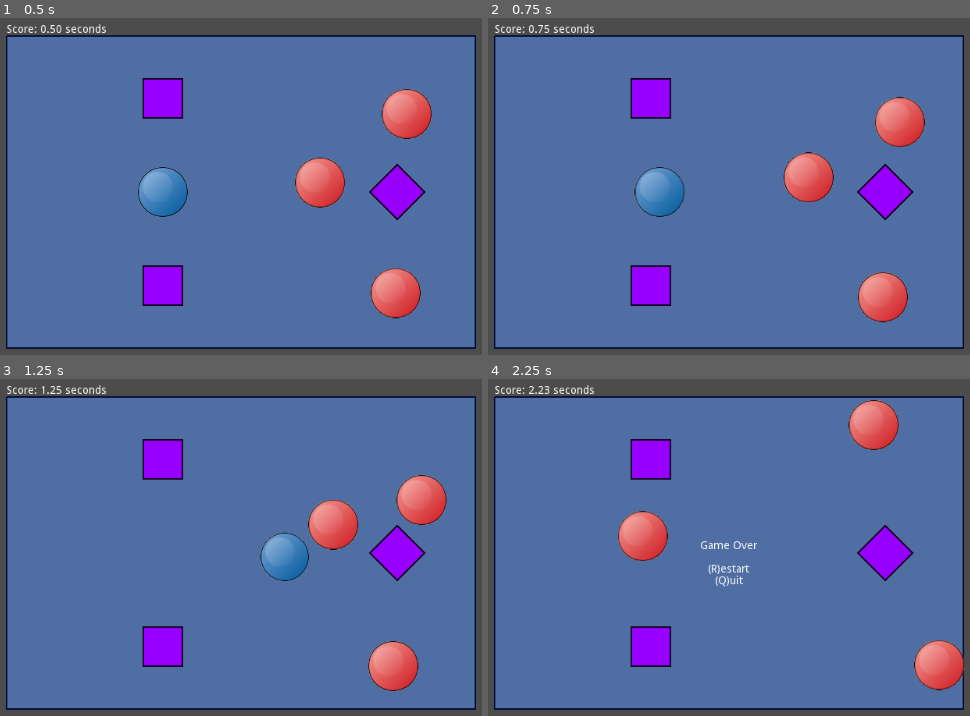
Above: before the commit, frames 1-4 (two rows, left to right).
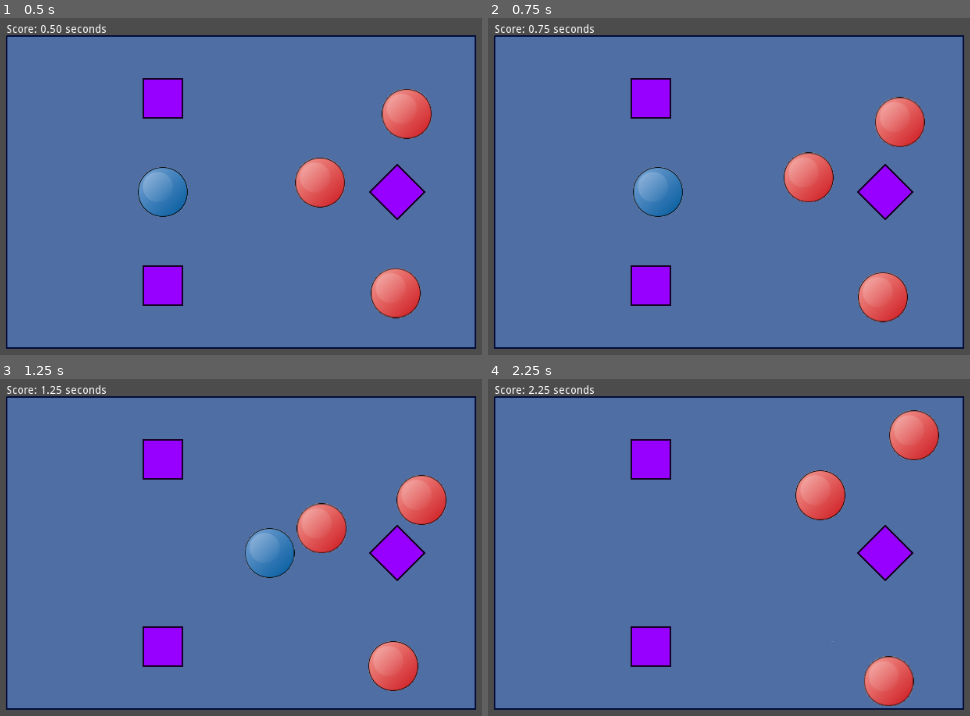
Above: after the commit, the same moments.

Repository: danieljohnson2/Bouncy
Game: Godot game, scene res://Bouncy.tscn
Two runs of this game, one before a commit and one after it. Both use one fixed random seed, a clock stepped at 60 frames per second and the inputs below.
Inputs:
- Up to frame 1 (0.5 s): no input
- Up to frame 2 (0.75 s): hold Right (ui_right) from 0.53 s (still down); hold Shift (ui_fast) from 0.53 s (still down)
- Up to frame 3 (1.25 s): keep holding Right (ui_right); keep holding Shift (ui_fast)
- Up to frame 4 (2.25 s): release Right (ui_right) at 1.28 s; release Shift (ui_fast) at 1.28 s; hold Down (ui_down) 1.28-2.03 s; tap Shift (ui_fast) at 1.35 s; hold Right (ui_right) from 2.03 s (still down); hold Shift (ui_fast) from 2.03 s (still down)

Frame 1 is identical in both runs. In frame 2, 0.2% of the frame differs, in the area x 30-41%, y 44-60%; in frame 3, 2.4%; in frame 4, 7.7%, in the area x 11-99%, y 2-98%.

Commit message:
Improved controls using a normalized vector and tweaked acceleration values.

Diff:
--- a/Bouncy.tscn
+++ b/Bouncy.tscn
@@ -137,8 +137,8 @@
 angular_damp = 1.0
 script = ExtResource( 4 )
 _sections_unfolded = [ "Angular", "Linear", "Offset", "Pickable", "Transform", "Visibility" ]
-acceleration = 250
-fast_acceleration = 750
+acceleration = 200
+speed_factor = 3.0
 die_player_path = NodePath("Sprite/AnimationPlayer")
 
 [node name="CollisionPolygon2D" type="CollisionPolygon2D" parent="Node2D/Ball" index="0"]
--- a/Player.gd
+++ b/Player.gd
@@ -1,7 +1,8 @@
 extends RigidBody2D
 
-export var acceleration = 250
-export var fast_acceleration = 750
+export var acceleration = 200
+export var speed_factor = 3.0
+
 export (NodePath) var die_player_path
 
 # The movement controls represented as normalized vectors;
@@ -12,6 +13,23 @@
 	"ui_left": Vector2(-1,0),
 	"ui_up": Vector2(0,-1),
 	"ui_down": Vector2(0,1) }
+
+# Provides a vector2 that indicates how the player should
+# move; this vector is normalized, to avoid excess speed
+# if the player hits two arrows at once. But if the shift
+# key is help, we scale the result up.
+func get_input_direction():
+	var movement = Vector2(0,0)
+
+	# Can't really use a dictionary lookup here since more than one
+	# action can be engaged, so we just try each one.
+	for action in directions.keys():
+		if Input.is_action_pressed(action):
+			movement += directions[action]
+
+	movement = movement.normalized()
+	if Input.is_action_pressed("ui_fast"): movement *= speed_factor
+	return movement
 
 func _process(delta):
 	# Quit, Restart
@@ -25,14 +43,10 @@
 	if Input.is_action_pressed("ui_stop"):
 		self.linear_velocity = Vector2(0,0)
 
-	# Can't really use a dictionary lookup here since more than one
-	# action can be engaged, so we just try each one.
-	# TODO: Combine the directions and normalize so mulit-keypress
-	# doesn't get you more speed
-	for action in directions.keys():
-		if Input.is_action_pressed(action):
-			var acc = fast_acceleration if Input.is_action_pressed("ui_fast") else acceleration
-			self.apply_impulse(Vector2(), directions[action] * acc * delta)
+	var movement = get_input_direction()
+
+	if movement != Vector2(0,0):
+		self.apply_impulse(Vector2(), movement * acceleration * delta)
 
 	self.rotation = 0 # damping isn't always effective
 
@@ -45,6 +59,7 @@
 		if not die_player.is_playing():
 			 die_player.play("Fade Out")
 
+# Called from an animation when the player has finished dieing
 func game_over():
 	self.visible = false
 	for go in get_tree().get_nodes_in_group("gameover"):
